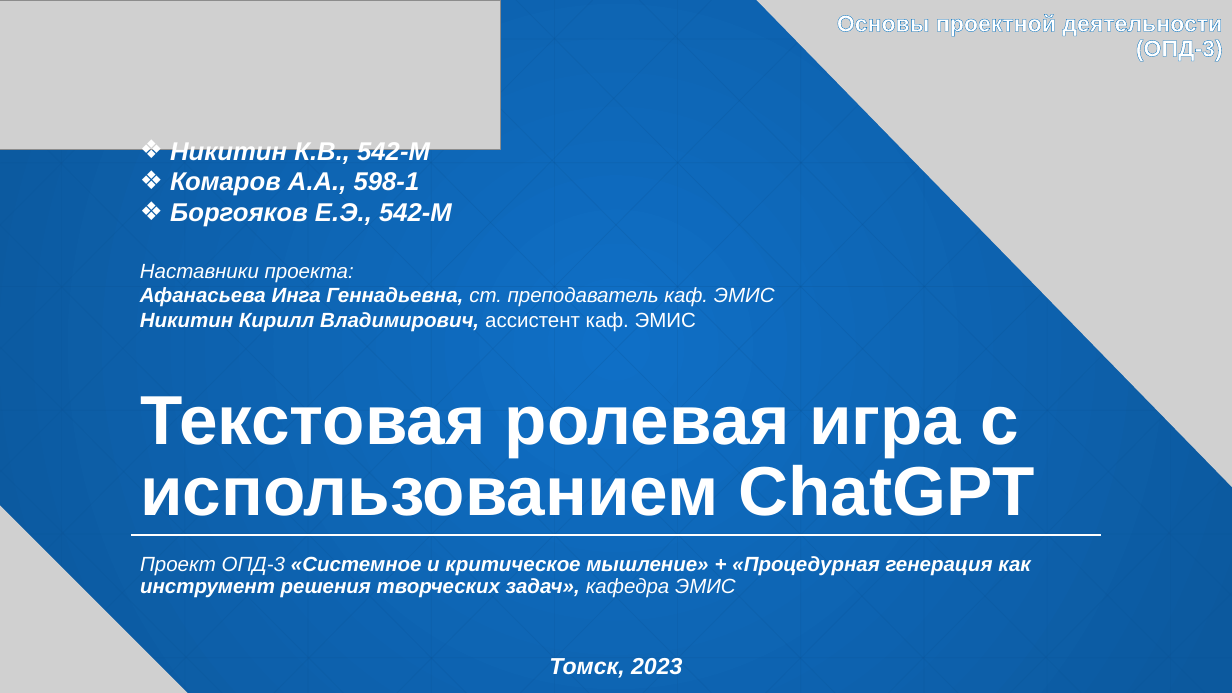
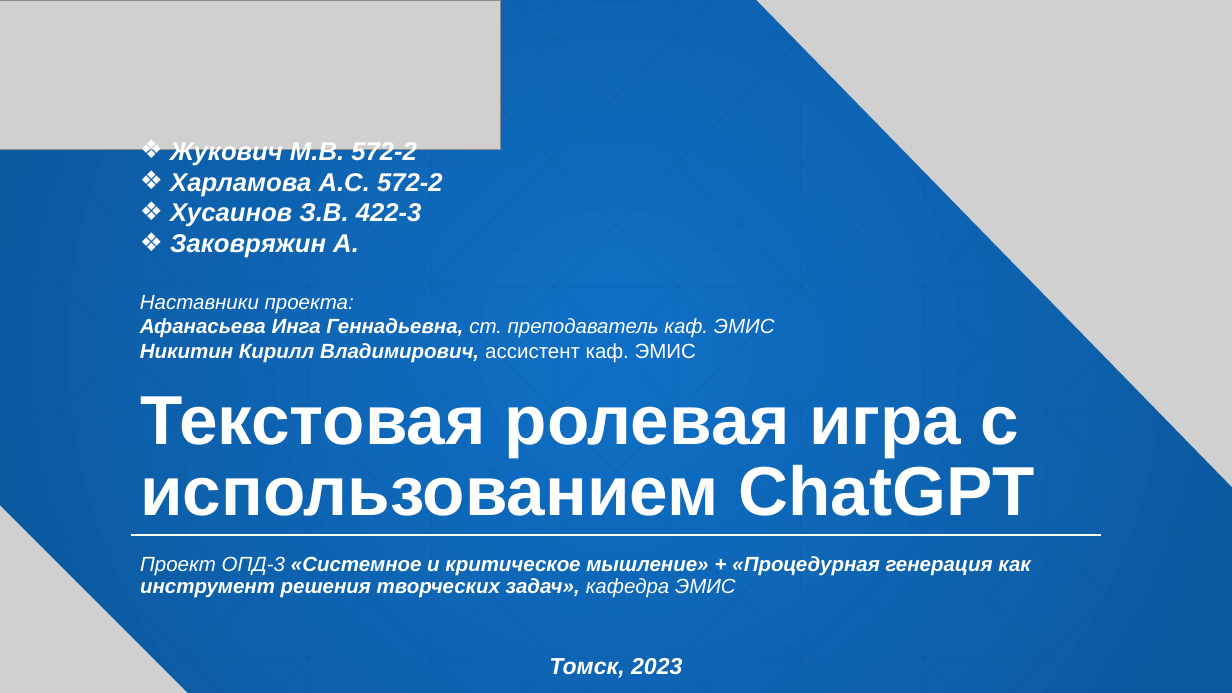
Before and after one commit to KorolOrol/OPDDungeonMaster, a slide deck: slide 1 of Презентейшн.pptx. Drawn at 1232x693 pixels with LibreOffice and Linux fonts; fonts in the diff are those of the drawing; grey boxes stand for pictures. Boxes give left, top, right and bottom in pixels: in the first picture for what was removed or moved away, otherwise in the second. Text is boxed around its words. In the diff, an @@ line names an element or a change of style, - is before the commit and + after.

```diff
--- a/Презентейшн.pptx
+++ b/Презентейшн.pptx
@@ text removed at [837, 14, 1223, 62] @@
-Основы проектной деятельности (ОПД-3)
@@ text at [170, 142, 443, 258]: text changed @@
-❖ Никитин К.В., 542-М
-❖ Комаров А.А., 598-1
-❖ Боргояков Е.Э., 542-М
+❖ Жукович М.В. 572-2
+❖ Харламова А.С. 572-2
+❖ Хусаинов З.В. 422-3
+❖ Заковряжин А.
```
Also in this commit, not shown: 7 other slides changed, 4 other files.
